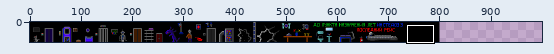
File history of a sprite sheet, gfx.png. Above: a wide view before the commit, with the close-up outlined.
Close-up. Before:
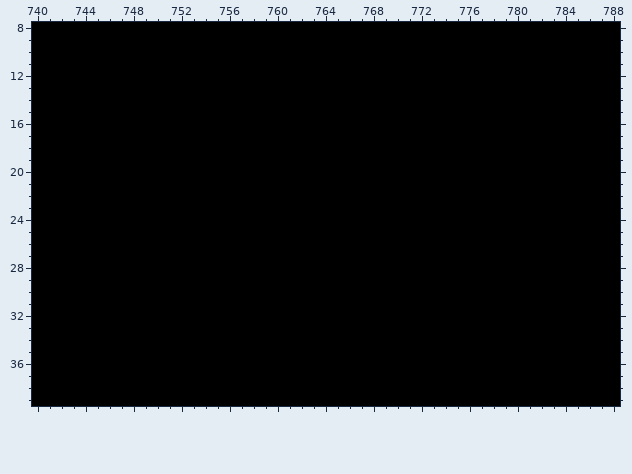
The file is 800x40 pixels. Colours within 5 levels of each other are drawn and written as one. Shown: x 740..788, y 8..39. The old version is drawn lined up with the new one, on the new canvas. The commit also changed other parts of the picture, which this record leaves out.
Once edited:
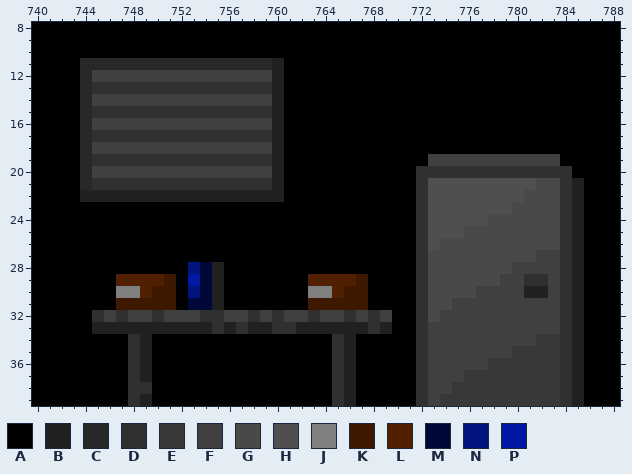
Palette (. is transparent): A #000000  B #212121  C #282828  D #303030  E #383838  F #404040  G #494949  H #4f4f4f  J #808080  K #3f1800  L #512000  M #000838  N #00137f  P #0018a5
Changes in this commit:
canvas 800x40 -> 1000x40
Colour A gives way to colour B in rows 11 to 20 at x 760; in row 21 at x 760 and 785; in row 22 at x 744 to 760 and 785; in rows 23 to 27 at x 785; in rows 28 to 29 at x 755 and 785; in row 30 at x 755, 781 to 782 and 785.
Colour A gives way to colour B in row 31 at x 755 and 785; in row 32 at x 785; in row 33 at x 745 to 754, 756, 758 to 759, 762 to 767, 769 and 785; in rows 34 to 37 at x 749, 766 and 785; in row 38 at x 766 and 785; in row 39 at x 749, 766 and 785.
Colour A gives way to colour C in row 11 at x 744 to 759; in rows 12 to 21 at x 744.
Colour A gives way to colour D in row 13 at x 745 to 759; in row 15 at x 745 to 759; in row 17 at x 745 to 759; in row 19 at x 745 to 759; in row 20 at x 772 to 784; in row 21 at x 745 to 759, 772 and 784.
Colour A gives way to colour D in rows 22 to 28 at x 772 and 784; in row 29 at x 772, 781 to 782 and 784; in rows 30 to 31 at x 772 and 784; in row 32 at x 745, 747, 750, 754 to 755, 758, 760, 763, 766, 768, 772 and 784; in row 33 at x 755, 757, 760 to 761, 768, 772 and 784; in rows 34 to 37 at x 748, 765, 772 and 784.
Colour A gives way to colour D in row 38 at x 748 to 749, 765, 772 and 784; in row 39 at x 748, 765, 772 and 784.
Colour A gives way to colour E in row 34 at x 782 to 783; in row 35 at x 780 to 783; in row 36 at x 778 to 783; in row 37 at x 776 to 783; in row 38 at x 775 to 783; in row 39 at x 774 to 783.
Colour A gives way to colour F in row 12 at x 745 to 759; in row 14 at x 745 to 759; in row 16 at x 745 to 759; in row 18 at x 745 to 759; in row 19 at x 773 to 783; in row 20 at x 745 to 759.
Colour A gives way to colour F in row 27 at x 782 to 783; in row 28 at x 780 to 783; in row 29 at x 779 to 780 and 783; in row 30 at x 777 to 780 and 783; in row 31 at x 775 to 783; in row 32 at x 746, 748 to 749, 751 to 753, 756 to 757, 759, 761 to 762, 764 to 765, 767, 769 and 774 to 783.
Colour A gives way to colour F in row 33 at x 773 to 783; in row 34 at x 773 to 781; in row 35 at x 773 to 779; in row 36 at x 773 to 777; in row 37 at x 773 to 775; in row 38 at x 773 to 774.
Colour A gives way to colour F in row 39 at x 773.
Colour A gives way to colour G in row 21 at x 782 to 783; in row 22 at x 781 to 783; in row 23 at x 780 to 783; in row 24 at x 778 to 783; in row 25 at x 776 to 783; in row 26 at x 774 to 783.
Colour A gives way to colour G in row 27 at x 773 to 781; in row 28 at x 773 to 779; in row 29 at x 773 to 778; in row 30 at x 773 to 776; in row 31 at x 773 to 774; in row 32 at x 773.
Colour A gives way to colour H in row 21 at x 773 to 781; in row 22 at x 773 to 780; in row 23 at x 773 to 779; in row 24 at x 773 to 777; in row 25 at x 773 to 775; in row 26 at x 773.
Colour A gives way to colour J in row 30 at x 747 to 748 and 763 to 764.
Colour A gives way to colour K in row 29 at x 751 and 767; in row 30 at x 750 to 751 and 766 to 767; in row 31 at x 747 to 751 and 763 to 767.
Colour A gives way to colour L in row 29 at x 747 to 750 and 763 to 766; in row 30 at x 749 and 765.
Colour A gives way to colour M in rows 28 to 30 at x 754; in row 31 at x 753 to 754.
Colour A gives way to colour N in row 28 at x 753; in row 30 at x 753.
Colour A gives way to colour P in row 29 at x 753.
